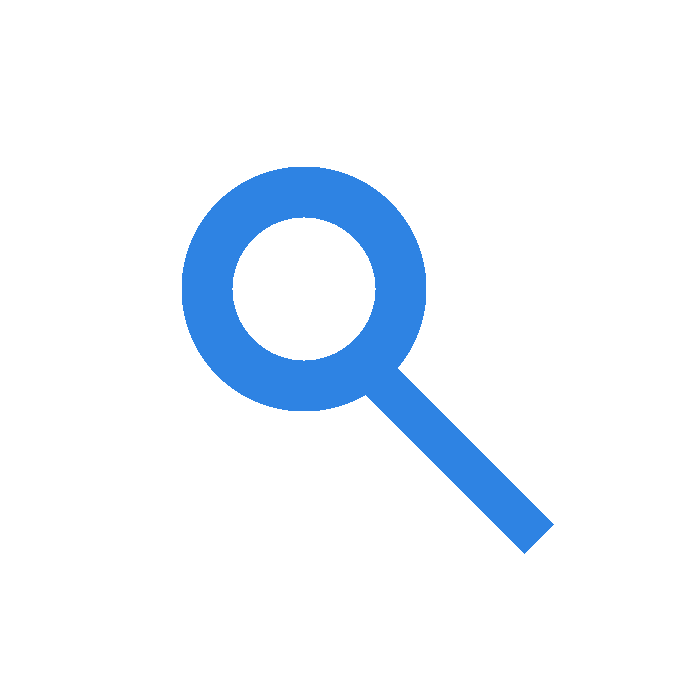
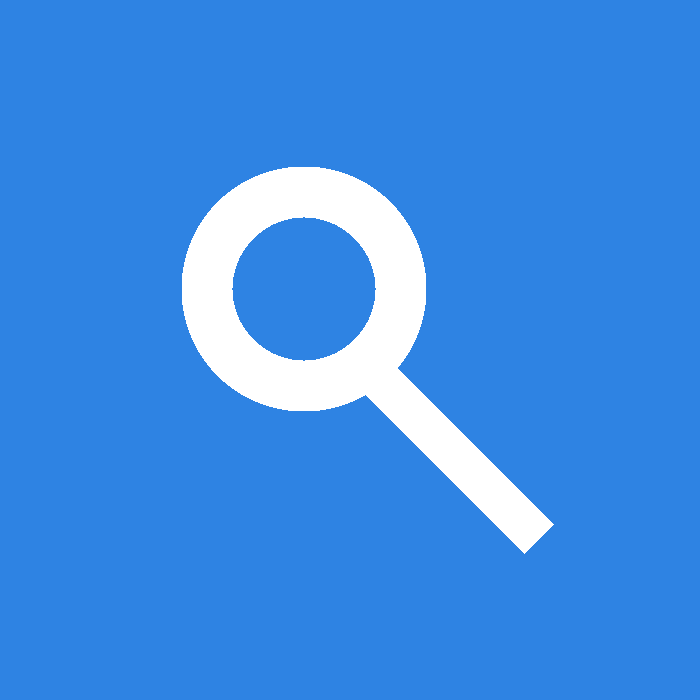
Before/after of a 700px x 700px layered artwork. What changed in the layer stack:
painted on "Layer 2" over [182, 167, 554, 554]
removed layer "Ellipse 1" over [182, 167, 426, 411]
painted on "Layer 1" over [0, 0, 700, 700]
